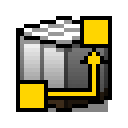
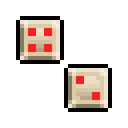
Two versions of the same layered image (128 x 128). Layer-by-layer changes:
hid "move" over [16, 16, 112, 112]
added group "dice" with 5 layers above "stockGroup" over [16, 16, 112, 112]
added layer "dots" in group "dice" over [28, 28, 100, 100]
added layer "bright #1" (overlay, 44%) in group "dice" over [20, 20, 108, 108]
added layer "bright" (overlay, 46%) in group "dice" over [24, 20, 108, 104]
added layer "shade #7" (multiply, 40%) in group "dice" over [20, 24, 104, 108]
added layer "dice #1" in group "dice" over [16, 16, 112, 112]
hid group "stockGroup" (5 layers) over [16, 16, 112, 112]
